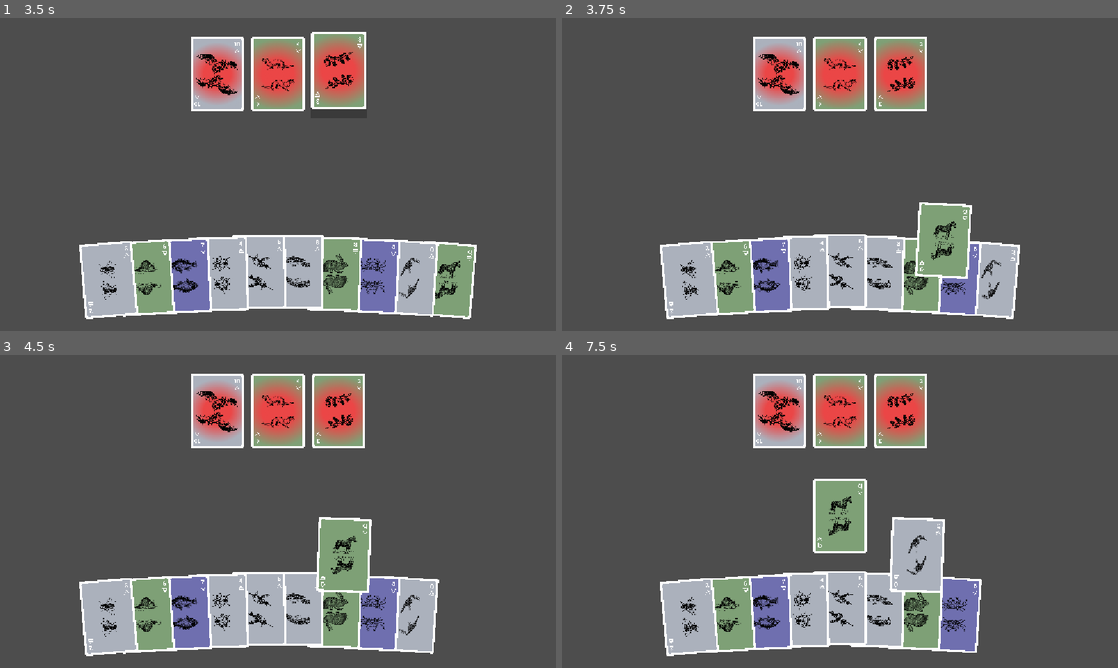
Above: before the commit, frames 1-4 (two rows, left to right).
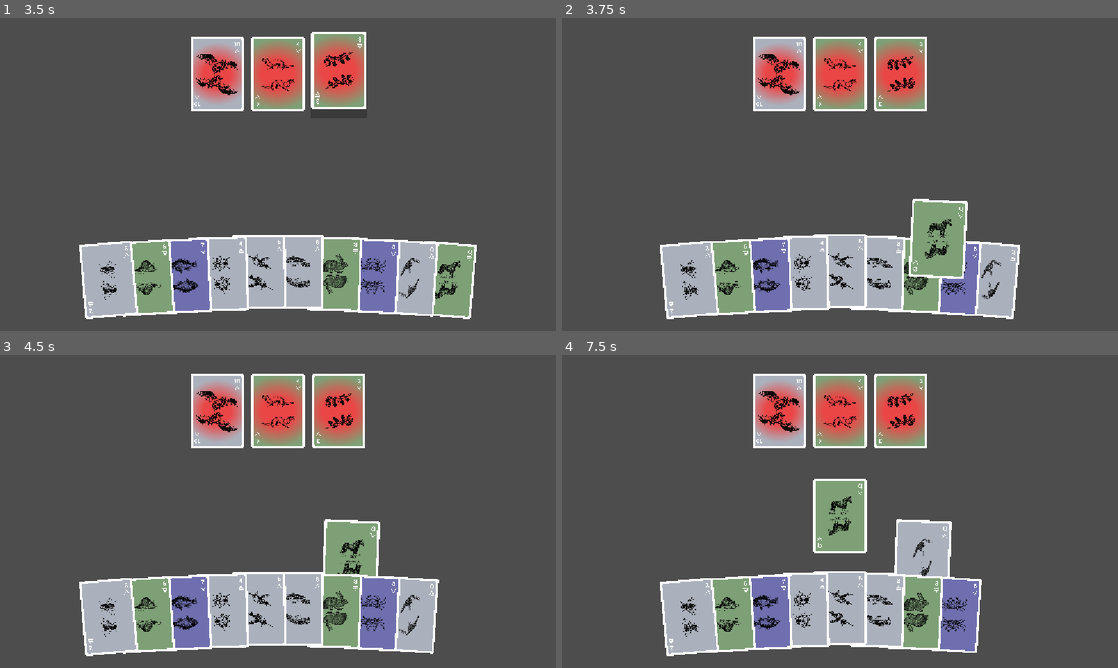
Above: after the commit, the same moments.

Repository: Chipi-Chapa-Corp/micro-jam-animals
Game: Godot game, scene res://scenes/main-menu/scene.tscn
The game is run twice, just before and just after one commit, with the same random seed, the same clock (stepped at 60 frames per second) and the same inputs.
Inputs (mouse positions are in pixels of both pictures, inside the frame that each line leads up to):
- Up to frame 1 (3.5 s): click "Start" at 0.5 s; tap Enter at 1.25, 2.75 s; move the mouse to (216, 74) at 1.27 s; click (216, 74) at 1.42 s; tap Space at 2 s; move the mouse to (278, 74) at 2.02 s; click (278, 74) at 2.17 s; move the mouse to (339, 74) at 2.77 s; click (339, 74) at 2.92 s
- Up to frame 2 (3.75 s): tap Space at 3.5 s; move the mouse to (1006, 280) at 3.52 s; click (1006, 280) at 3.67 s
- Up to frame 3 (4.5 s): tap Enter at 4.25 s; move the mouse to (278, 514) at 4.27 s; click (278, 514) at 4.42 s
- Up to frame 4 (7.5 s): tap Escape (menu) at 4.9 s; click "Resume" at 5 s; tap Space at 5.75 s; move the mouse to (1006, 617) at 5.77 s; click (1006, 617) at 5.92 s; move the mouse to (990, 617) at 6.52 s; click (990, 617) at 6.67 s; move the mouse to (867, 514) at 7.27 s; click (867, 514) at 7.42 s

Frame 1 is identical in both runs. In frame 2, 1.1% of the frame differs, in the area x 62-74%, y 57-84%; in frame 3, 1.3%, in the area x 56-69%, y 51-76%; in frame 4, 1.3%.

Commit message:
feat: predators

Diff:
--- a/scenes/game/script.gd
+++ b/scenes/game/script.gd
@@ -3,7 +3,9 @@
 const MAIN_MENU_SCENE: String = "res://scenes/main-menu/scene.tscn"
 const CARD_SCENE: PackedScene = preload("res://scenes/card/scene.tscn")
 const CARD_KIND: String = "prey"
-const CARD_MOVE_DURATION: float = 0.22
+const CARD_MOVE_DURATION: float = 0.2
+const CARD_MOVE_SCALE: Vector2 = Vector2(1.08, 1.08)
+const CARD_MOVE_SCALE_DURATION: float = 0.08
 const CARD_MOVE_LAYOUT_FRAMES: int = 3
 
 @onready var pause_menu: Control = $UI/PauseMenu
@@ -66,8 +68,8 @@
 	var moving_card := CARD_SCENE.instantiate() as CardScene
 	moving_card.configure(CARD_KIND, str(card.get("suit", "")), int(card.get("value", 0)))
 	moving_card.mouse_filter = Control.MOUSE_FILTER_IGNORE
-	moving_card.z_index = 1000
-	card_animation_layer.add_child(moving_card)
+	_add_moving_card(moving_card, target_deck, target_card)
+	moving_card.pivot_offset = moving_card.size * 0.5
 	moving_card.global_position = from_global_position
 	moving_card.rotation_degrees = from_rotation_degrees
 
@@ -87,6 +89,14 @@
 		to_global_position = target_card.global_position
 		to_rotation_degrees = target_card.rotation_degrees
 
+	var scale_tween := create_tween()
+	scale_tween.set_trans(Tween.TRANS_SINE)
+	scale_tween.set_ease(Tween.EASE_OUT)
+	scale_tween.tween_property(moving_card, "scale", CARD_MOVE_SCALE, CARD_MOVE_SCALE_DURATION)
+	scale_tween.tween_property(
+		moving_card, "scale", Vector2.ONE, CARD_MOVE_DURATION - CARD_MOVE_SCALE_DURATION
+	)
+
 	var tween := create_tween()
 	tween.set_trans(Tween.TRANS_CUBIC)
 	tween.set_ease(Tween.EASE_OUT)
@@ -105,3 +115,13 @@
 		return target_deck.get_card_by_id(card_id) as CardScene
 
 	return null
+
+
+func _add_moving_card(moving_card: CardScene, target_deck: Node, target_card: CardScene) -> void:
+	if target_deck == player_hand_deck and is_instance_valid(target_card):
+		player_hand_deck.add_child(moving_card)
+		moving_card.z_index = target_card.z_index
+		return
+
+	moving_card.z_index = 1000
+	card_animation_layer.add_child(moving_card)
